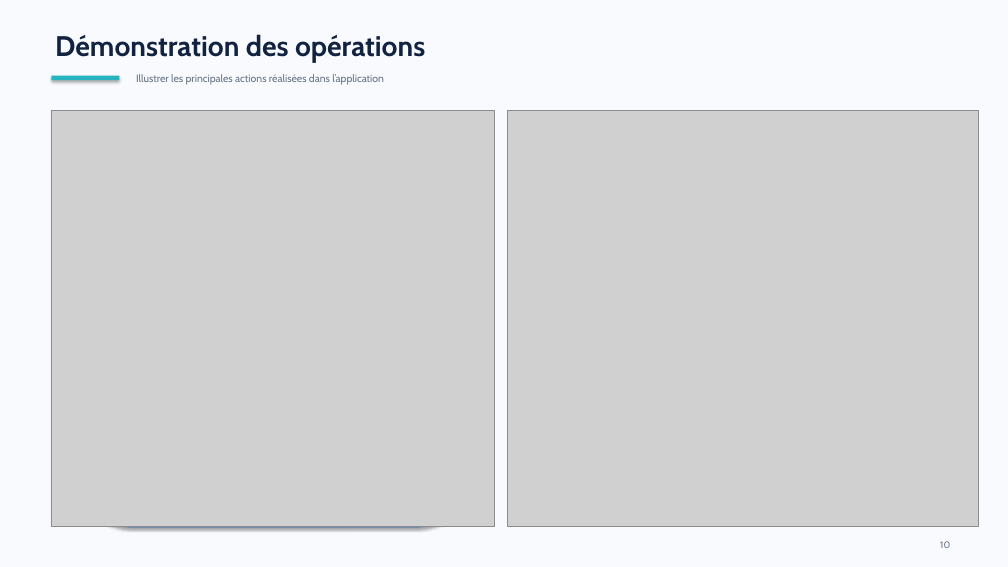
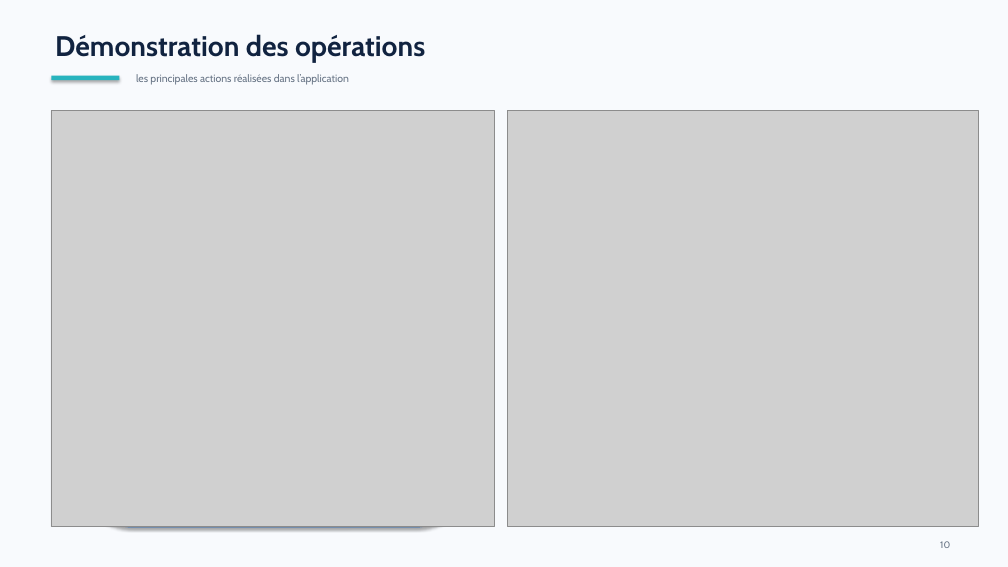
Before and after one commit to oumar9137/Logistock, a slide deck: slide 10 of LOGISTOCK_Soutenance.pptx. Drawn at 1008x567 pixels with LibreOffice and Linux fonts; fonts in the diff are those of the drawing; grey boxes stand for pictures. Boxes give left, top, right and bottom in pixels: in the first picture for what was removed or moved away, otherwise in the second. Text is boxed around its words. In the diff, an @@ line names an element or a change of style, - is before the commit and + after.

```diff
--- a/LOGISTOCK_Soutenance.pptx
+++ b/LOGISTOCK_Soutenance.pptx
@@ text at (136,74,349,85): text changed @@
-Illustrer les principales actions réalisées dans l’application
+les principales actions réalisées dans l’application
```
Also in this commit, not shown: 2 other slides changed, 1 other file.
